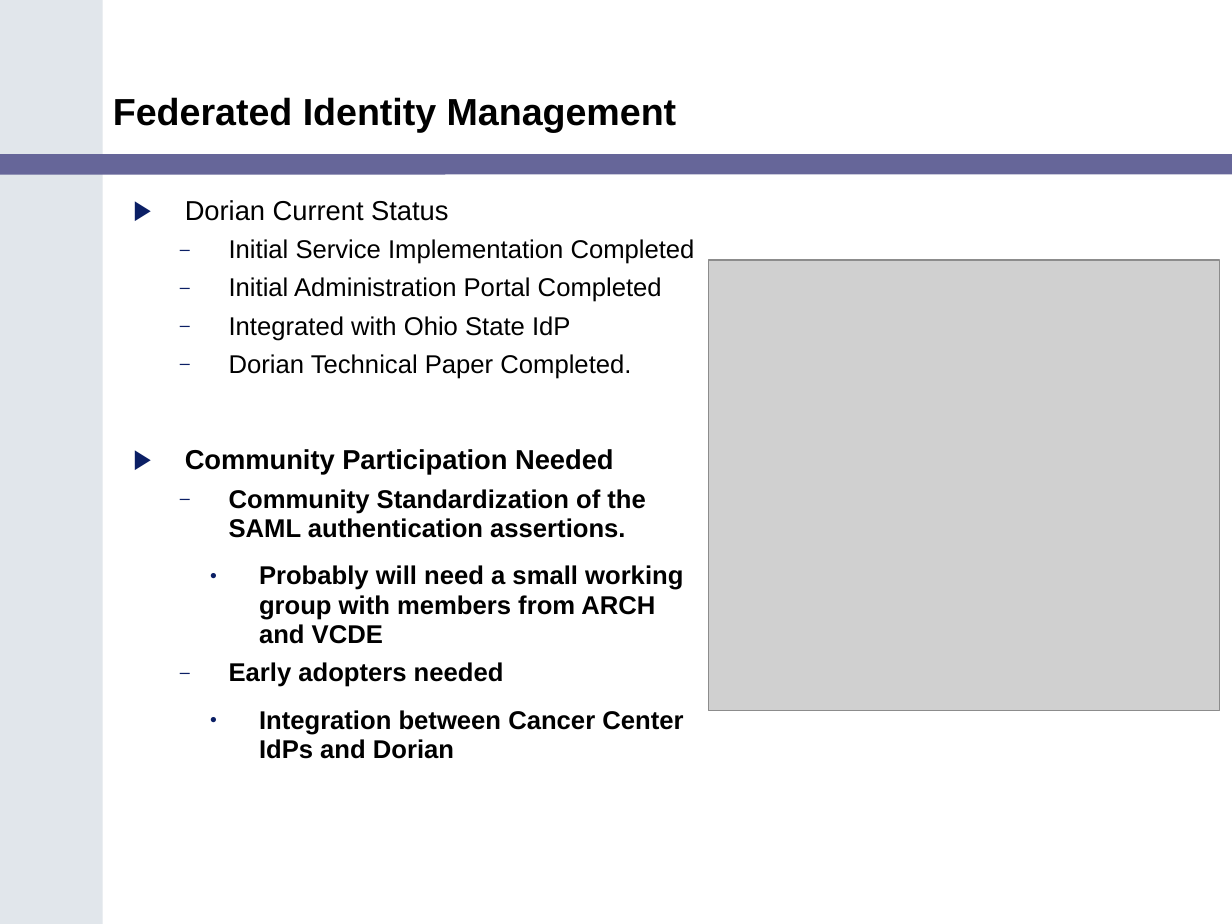
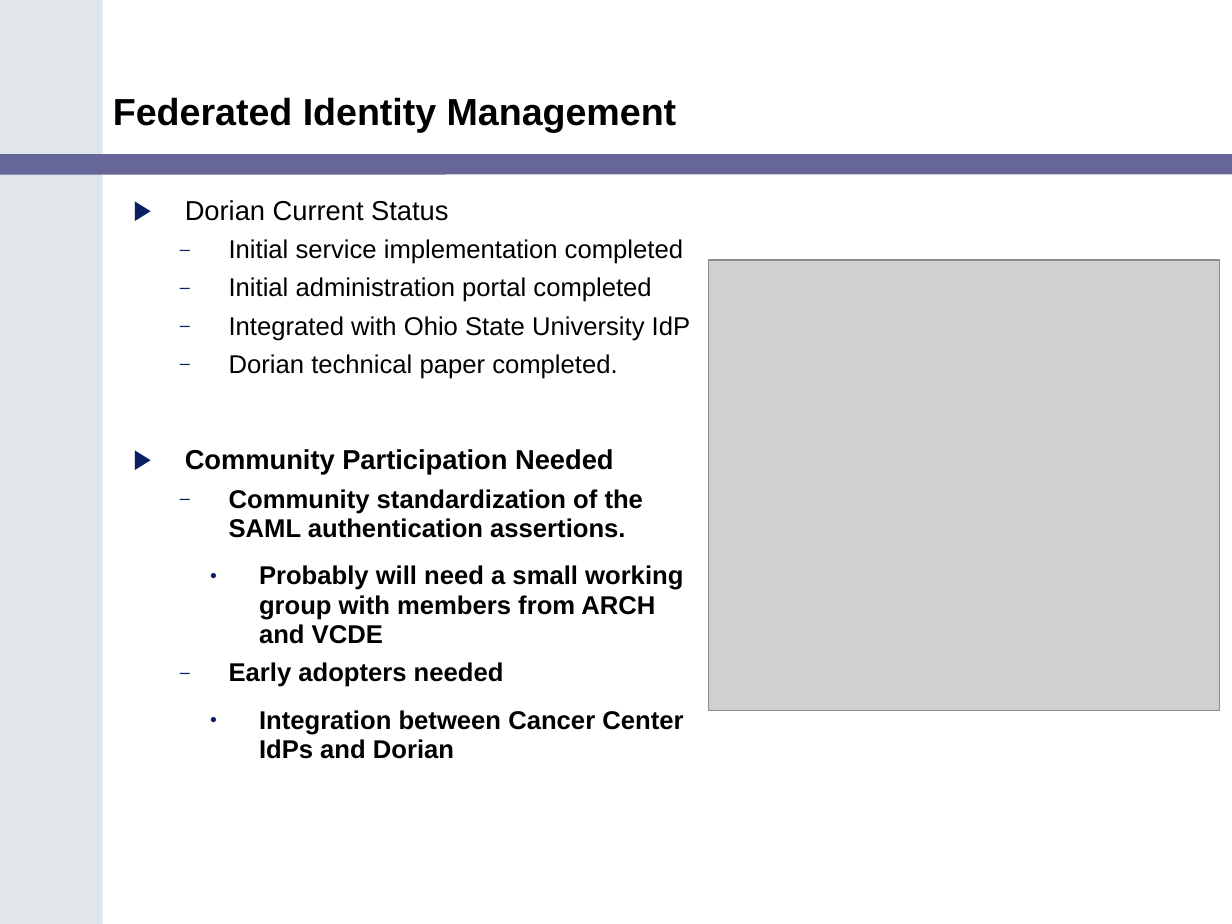
Before and after one commit to NCIP/cagrid-portal, a slide deck: slide 8 of cagrid-1-0/Documentation/presentations/200602_VCDE_ARCH/caGrid_Security_Arch_VCDE_Feb2.ppt. Drawn at 1232x924 pixels with LibreOffice and Linux fonts; fonts in the diff are those of the drawing; grey boxes stand for pictures; background and template pictures are left out. Boxes give left, top, right and bottom in pixels: in the first picture for what was removed or moved away, otherwise in the second. Text is boxed around its words. In the diff, an @@ line names an element or a change of style, - is before the commit and + after.

```diff
--- a/cagrid-1-0/Documentation/presentations/200602_VCDE_ARCH/caGrid_Security_Arch_VCDE_Feb2.ppt
+++ b/cagrid-1-0/Documentation/presentations/200602_VCDE_ARCH/caGrid_Security_Arch_VCDE_Feb2.ppt
@@ text at <box>229,239,690,379</box>: text changed @@
-  – Initial Service Implementation Completed
-  – Initial Administration Portal Completed
-  – Integrated with Ohio State IdP
-  – Dorian Technical Paper Completed.
+  – Initial service implementation completed
+  – Initial administration portal completed
+  – Integrated with Ohio State University IdP
+  – Dorian technical paper completed.
@@ text at <box>229,489,643,538</box>: text changed @@
-  – Community Standardization of the SAML authentication assertions.
+  – Community standardization of the SAML authentication assertions.
```
Also in this commit, not shown: 9 other slides changed, 1 slide added, 2 slides removed.
